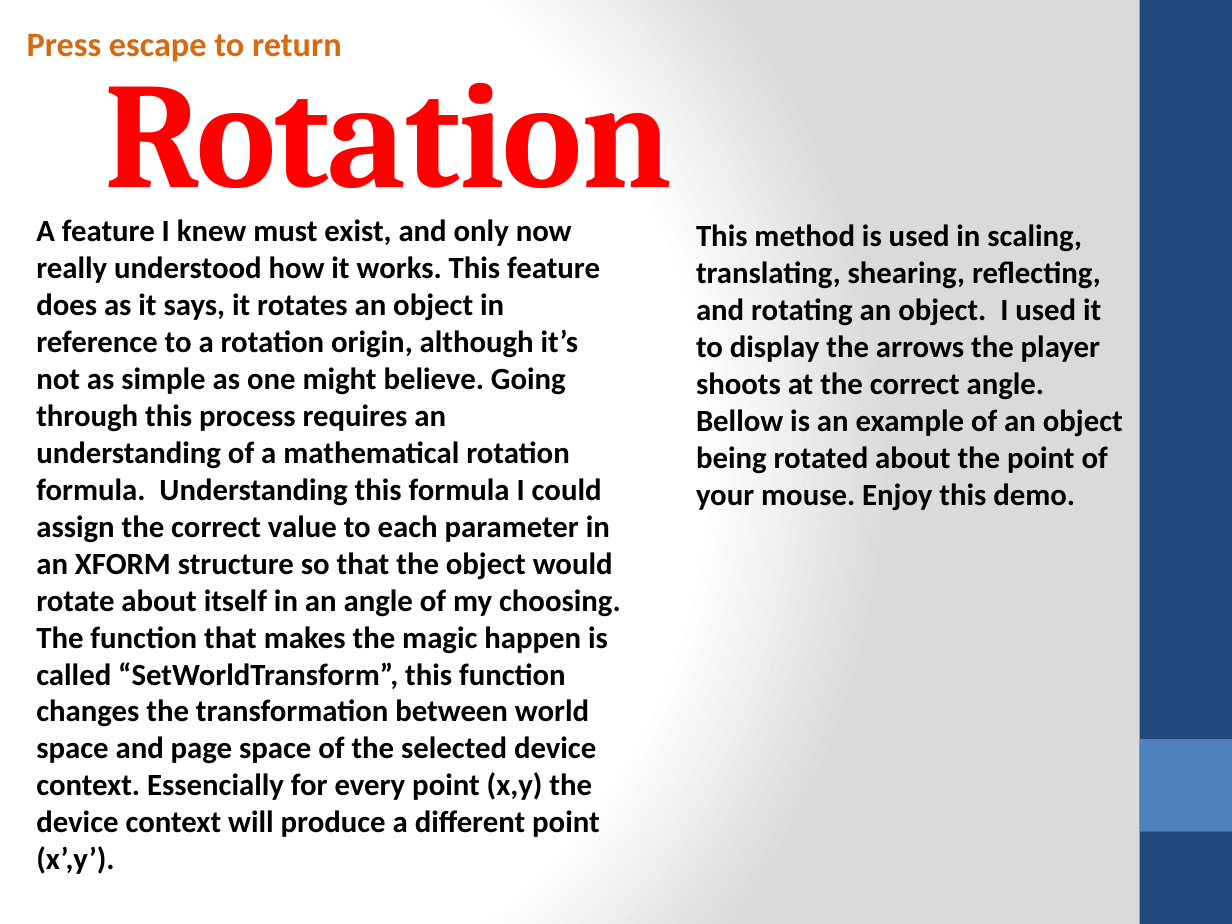
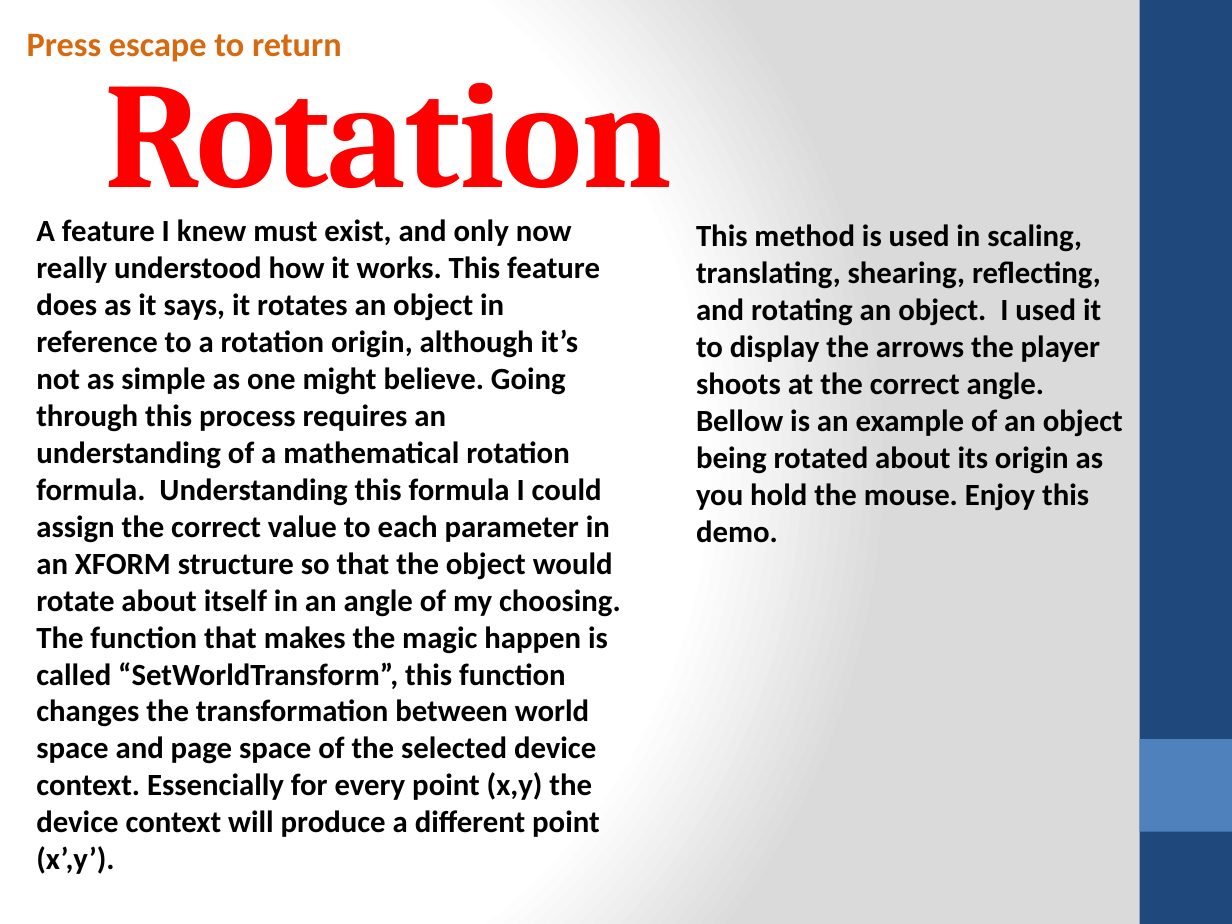
Before and after one commit to DanielEliad/Assembly-Game, a slide deck: slide 1 of AssemblyDone/RotationP.pptx. Drawn at 1232x924 pixels with LibreOffice and Linux fonts; fonts in the diff are those of the drawing. Boxes give left, top, right and bottom in pixels: in the first picture for what was removed or moved away, otherwise in the second. Text is boxed around its words. In the diff, an @@ line names an element or a change of style, - is before the commit and + after.

Commit message:
Fixed Graphics, Added Cool Rotatable Thing In The Rotation Page.

```diff
--- a/AssemblyDone/RotationP.pptx
+++ b/AssemblyDone/RotationP.pptx
@@ text at (696,409,1123,543): text changed @@
-Bellow is an example of an object being rotated about the point of your mouse. Enjoy this demo.
+Bellow is an example of an object being rotated about its origin as you hold the mouse. Enjoy this demo.
```
Also in this commit, not shown: 10 other files.
